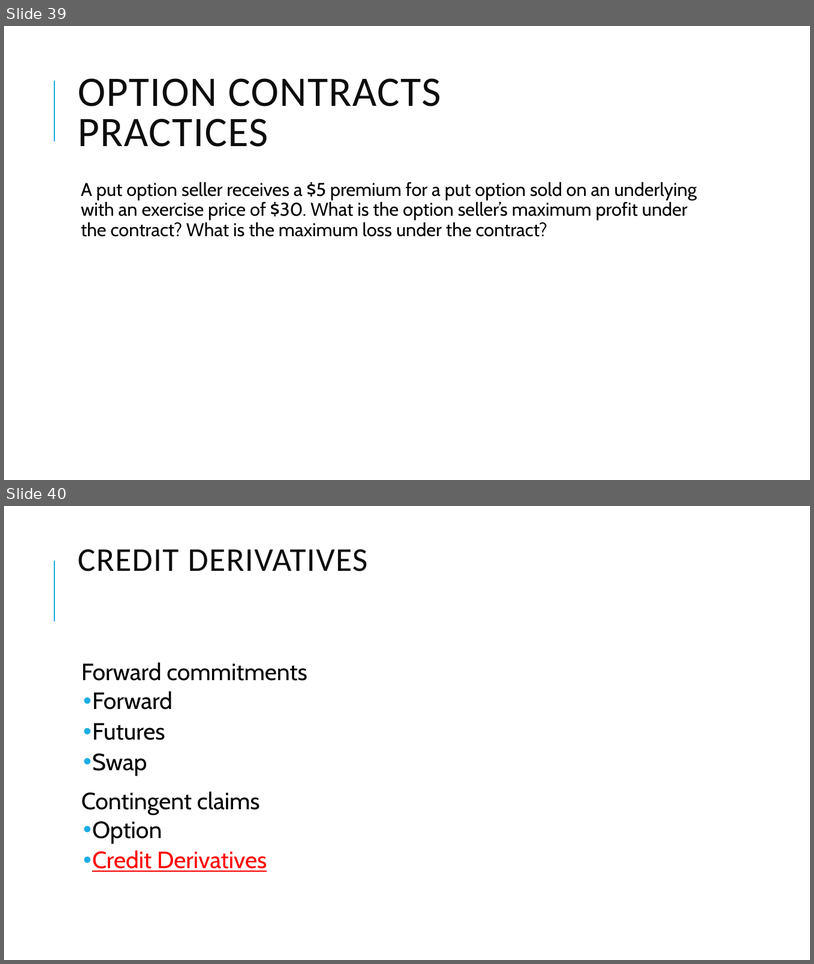
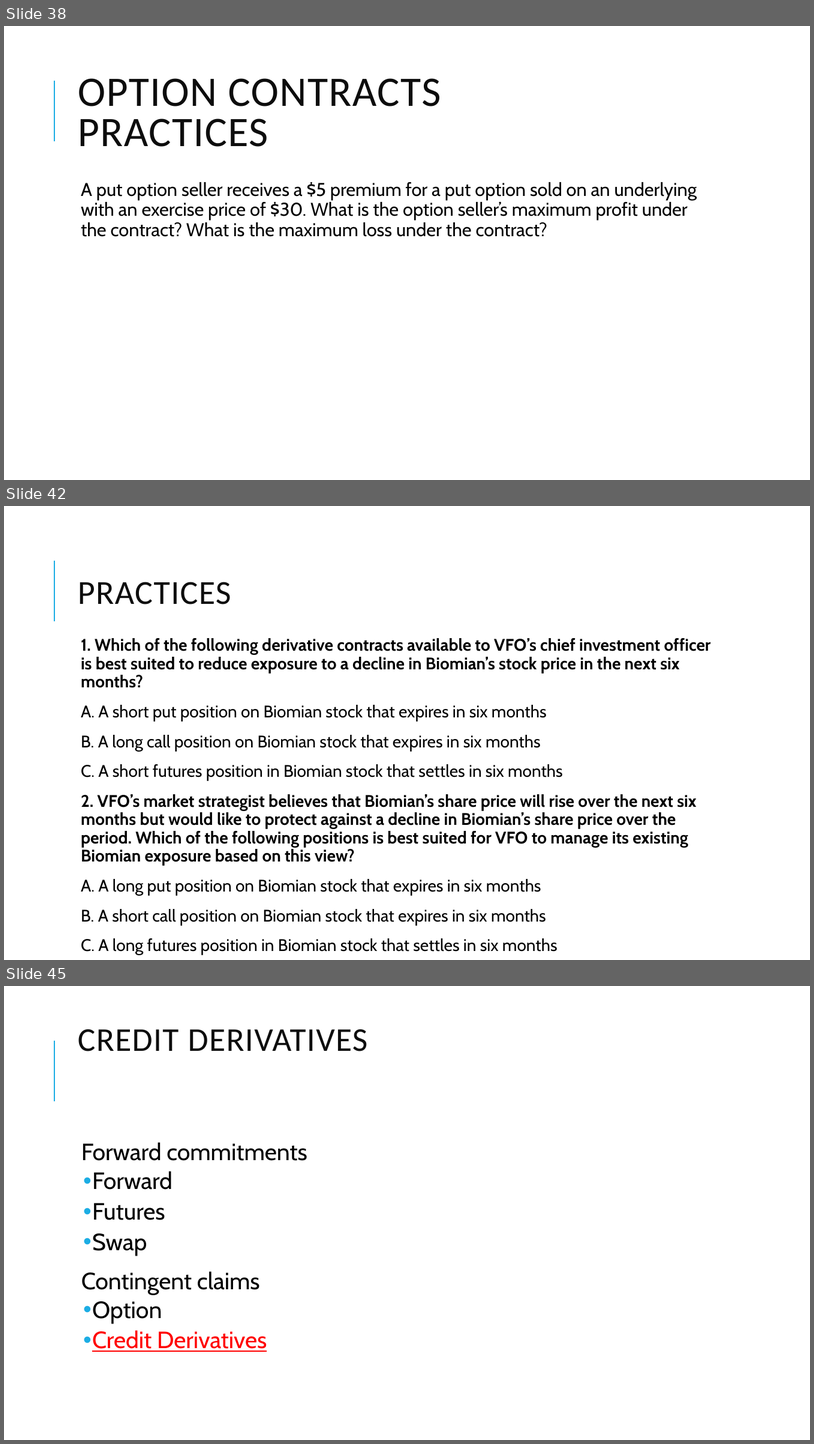
Before and after one commit to Isco0530/data, a slide deck: Derivatives.pptx. Shown one above the other, each under a label of ours: slides 39 and 40 before the commit, slides 38, 42 and 45 after it; the slides between them are not shown. The pictures are 814x964 and 814x1444 pixels, drawn with LibreOffice and Linux fonts; fonts in the diff are those of the drawing; background and template pictures are left out. Boxes give left, top, right and bottom in pixels: in the first picture for what was removed or moved away, otherwise in the second. Text is boxed around its words. In the diff, an @@ line names an element or a change of style, - is before the commit and + after.

```diff
--- a/Derivatives.pptx
+++ b/Derivatives.pptx
@@ slide 42 added at (4, 506, 810, 960), background #FFFFFF; not listed: 1 template element that a slide beside it also shows @@
@@ title added at (78, 582, 231, 604), 40 pt, text #0D0D0D @@
+PRACTICES
@@ text added at (81, 638, 711, 955), 20 pt, text #000000, bold @@
+  1. Which of the following derivative contracts available to VFO’s chief investment officer is best suited to reduce exposure to a decline in Biomian’s stock price in the next six months?
+  A. A short put position on Biomian stock that expires in six months
+  B. A long call position on Biomian stock that expires in six months
+  C. A short futures position in Biomian stock that settles in six months
+  2. VFO’s market strategist believes that Biomian’s share price will rise over the next six months but would like to protect against a decline in Biomian’s share price over the period. Which of the following positions is best suited for VFO to manage its existing Biomian exposure based on this view?
+  A. A long put position on Biomian stock that expires in six months
+  B. A short call position on Biomian stock that expires in six months
+  C. A long futures position in Biomian stock that settles in six months
@@ what was slide 39 is now slide 38 @@
@@ what was slide 40 is now slide 45 @@
```
Also in this commit, not shown: 10 slides changed, 4 other slides added, 7 slides removed.
